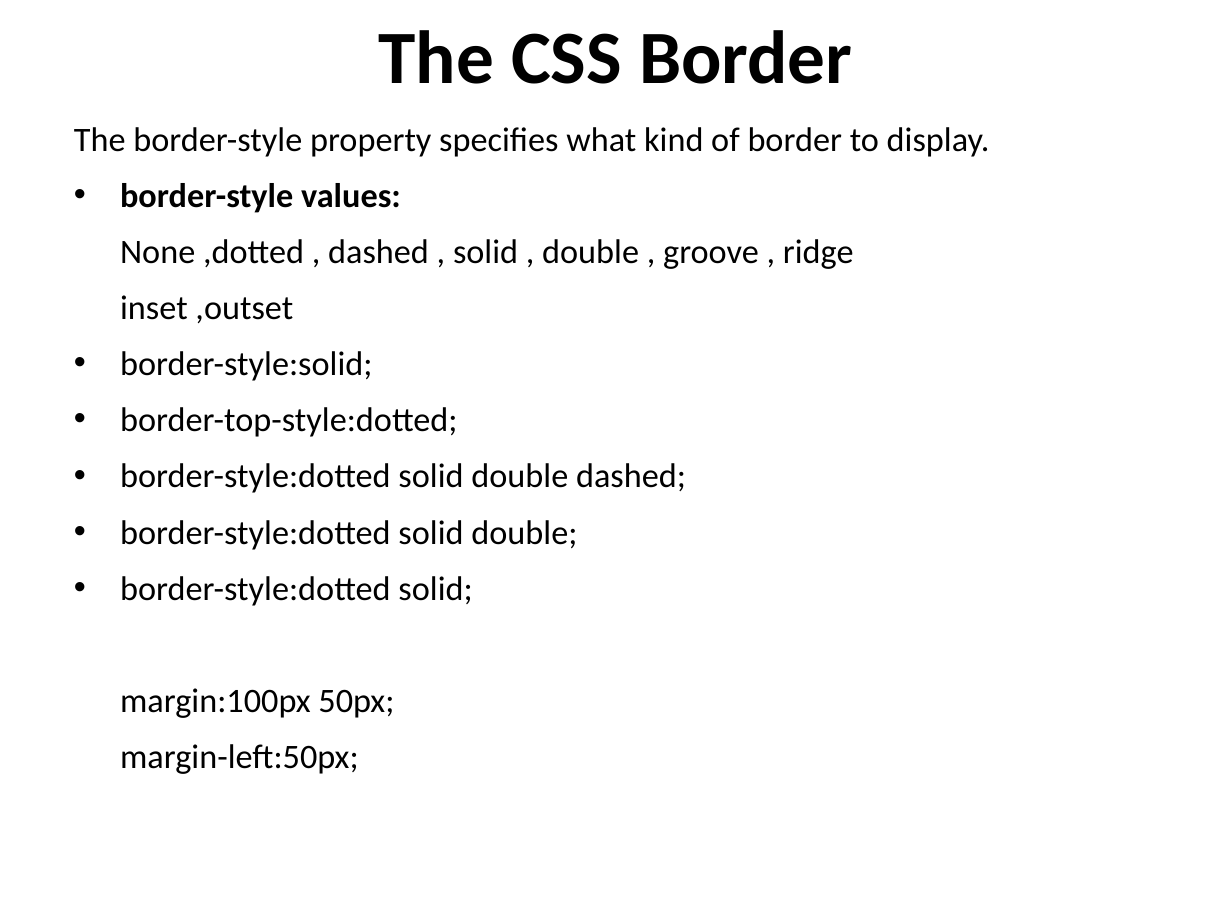
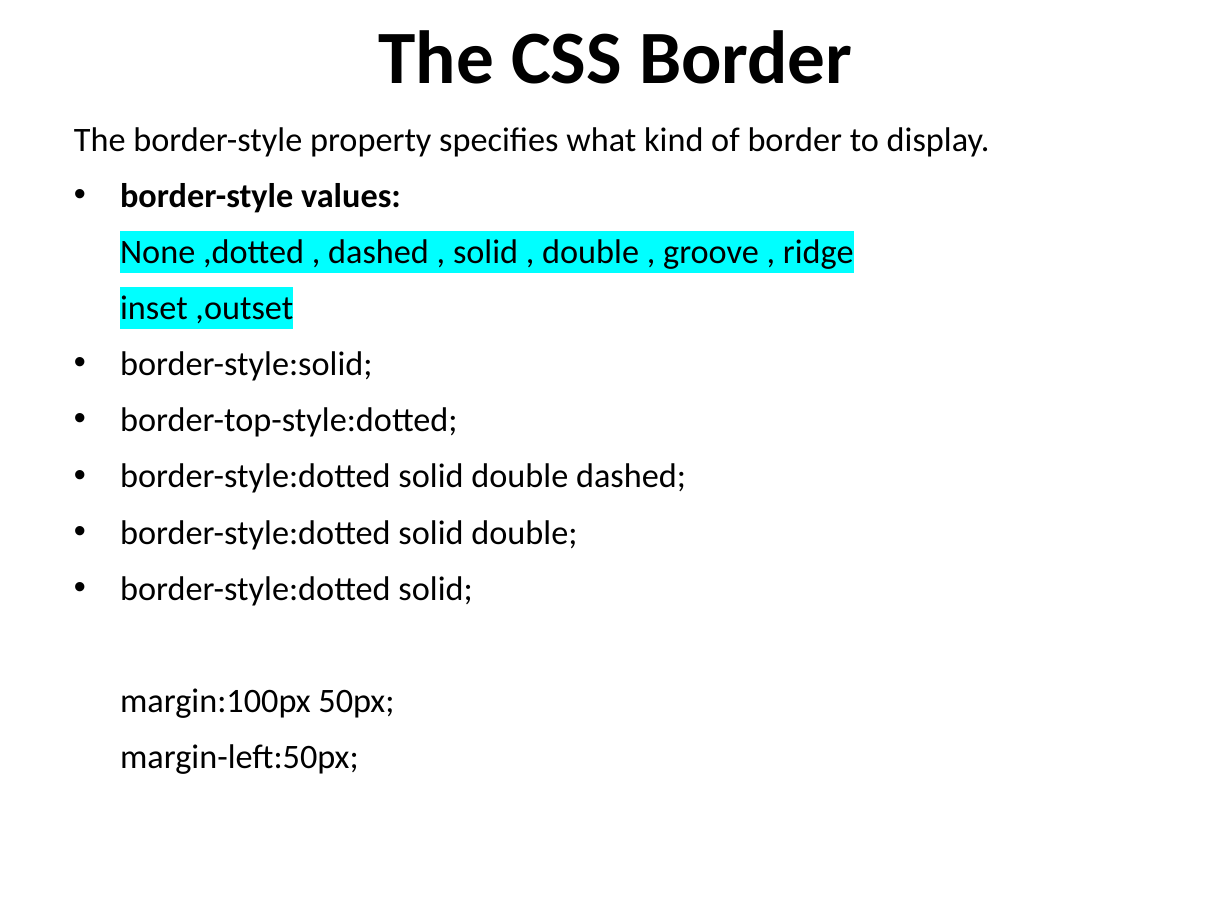
Before and after one commit to Khushi130404/Web-Lab, a slide deck: slide 39 of bwp_study/CSS.pptx. Drawn at 1232x924 pixels with LibreOffice and Linux fonts; fonts in the diff are those of the drawing. Boxes give left, top, right and bottom in pixels: in the first picture for what was removed or moved away, otherwise in the second. Text is boxed around its words. In the diff, an @@ line names an element or a change of style, - is before the commit and + after.

```diff
--- a/bwp_study/CSS.pptx
+++ b/bwp_study/CSS.pptx
@@ text at (120, 239, 854, 323): highlight none to #00FFFF in "None ,dotted , dashed , solid , ...", "inset ,outset" @@
```
Also in this commit, not shown: 1 other slide changed, 6 other files.
